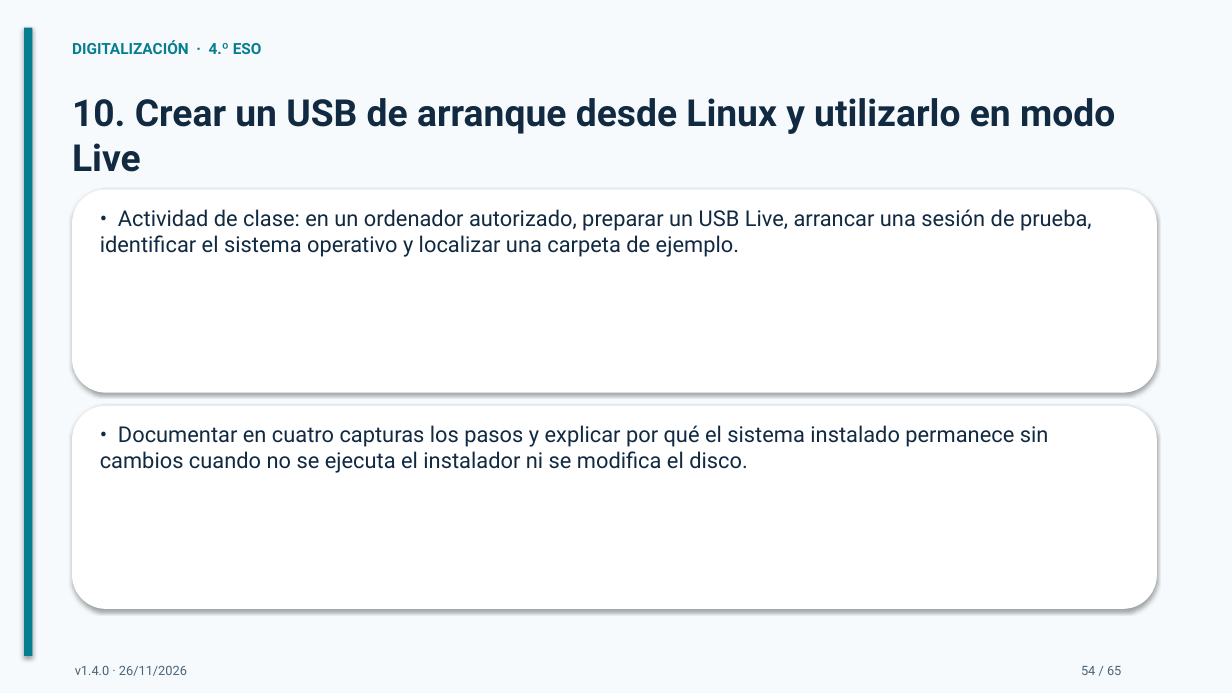
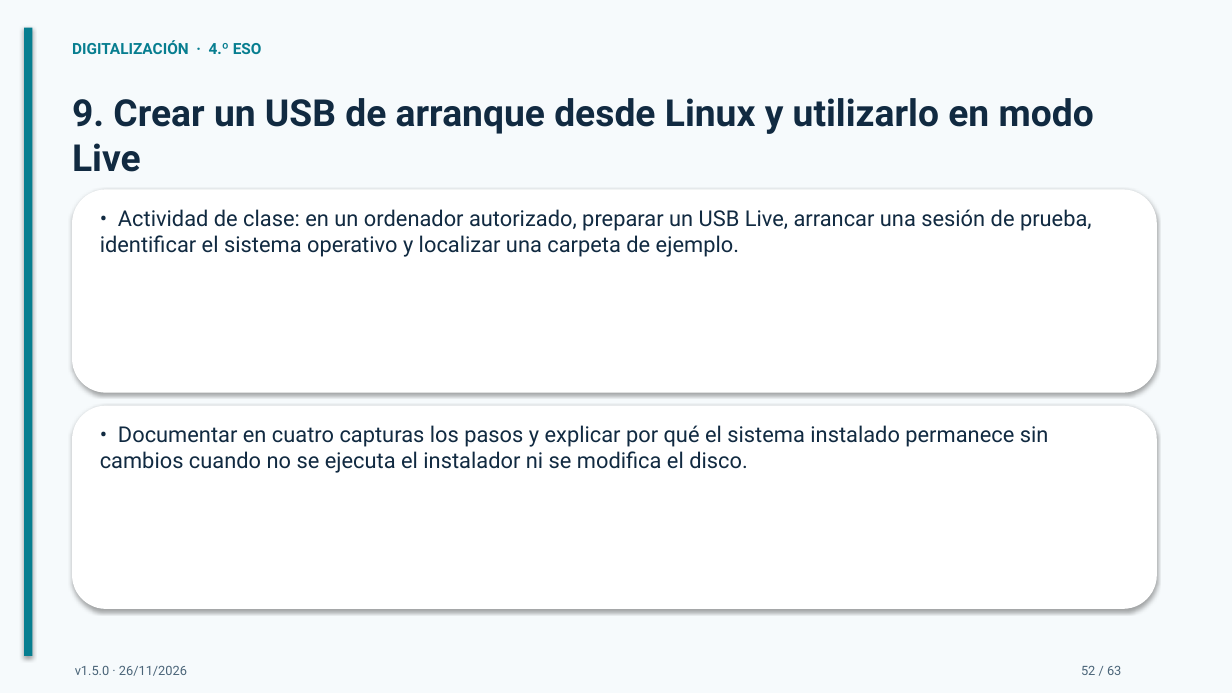
Before and after one commit to bitschips/digitaliza4, a slide deck: slide 52 of temas/tema-02-sistemas-operativos/presentaciones/tema-02-sistemas-operativos.pptx (slide 54 before the commit). Drawn at 1232x693 pixels with LibreOffice and Linux fonts; fonts in the diff are those of the drawing. Boxes give left, top, right and bottom in pixels: in the first picture for what was removed or moved away, otherwise in the second. Text is boxed around its words. In the diff, an @@ line names an element or a change of style, - is before the commit and + after.

```diff
--- a/temas/tema-02-sistemas-operativos/presentaciones/tema-02-sistemas-operativos.pptx
+++ b/temas/tema-02-sistemas-operativos/presentaciones/tema-02-sistemas-operativos.pptx
@@ text at (x1=72, y1=98, x2=1094, y2=172): text changed @@
-10. Crear un USB de arranque desde Linux y utilizarlo en modo Live
+9. Crear un USB de arranque desde Linux y utilizarlo en modo Live
@@ text at (x1=75, y1=666, x2=187, y2=676): text changed @@
-v1.4.0 · 26/11/2026
+v1.5.0 · 26/11/2026
@@ text at (x1=1081, y1=666, x2=1121, y2=675): text changed @@
-54 / 65
+52 / 63
```
Also in this commit, not shown: 62 other slides changed, 2 slides removed, 2 other files.
